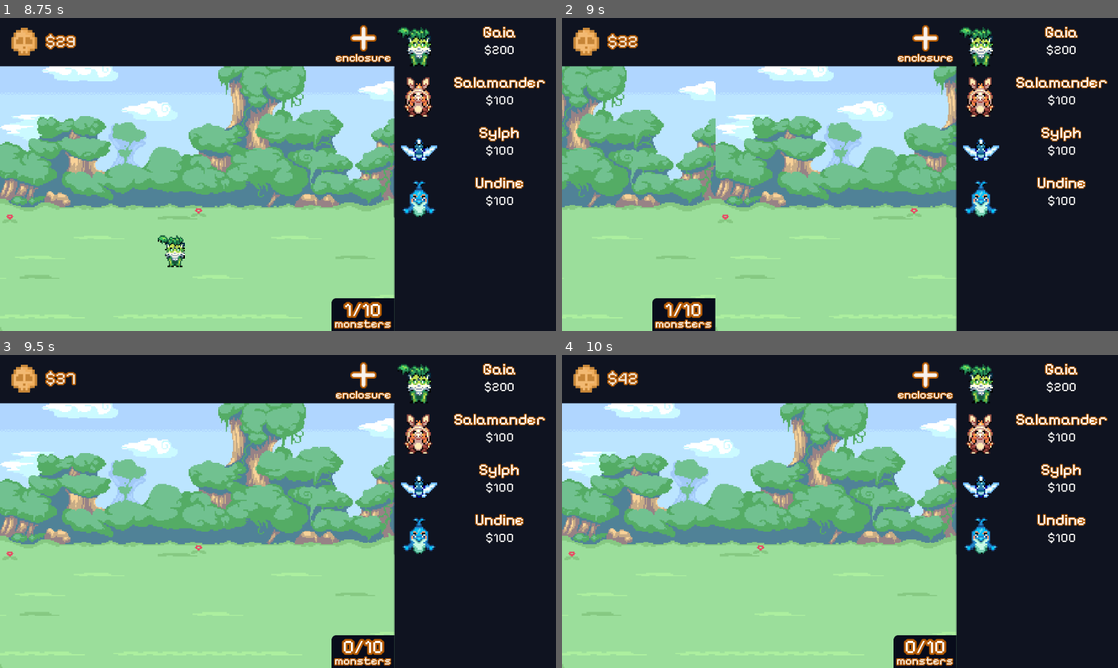
Above: before the commit, frames 1-4 (two rows, left to right).
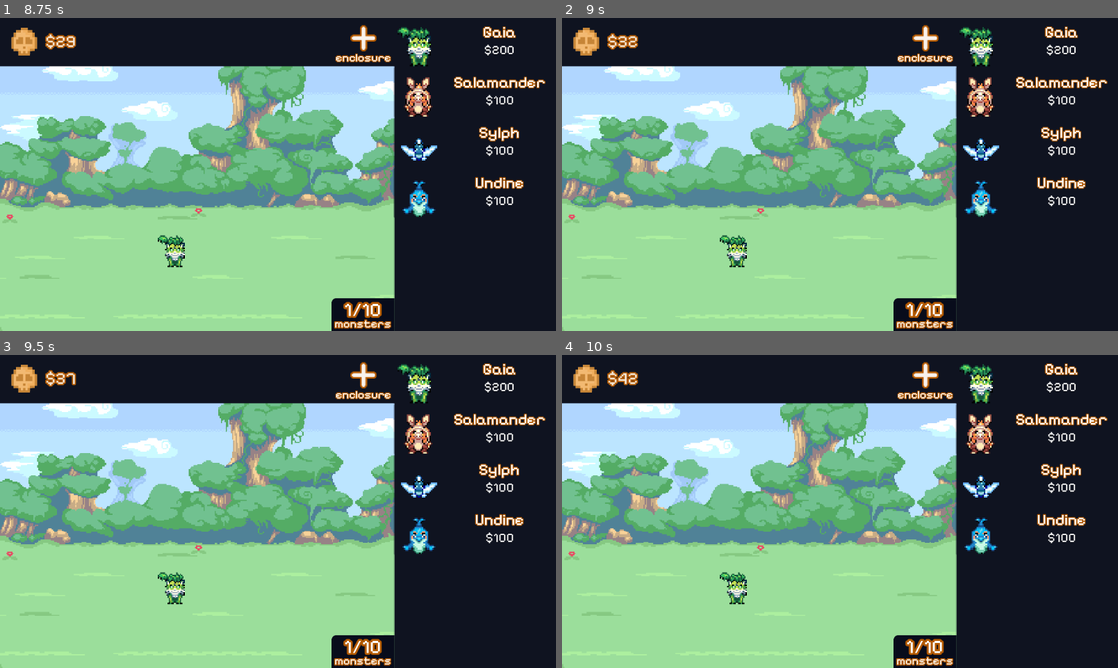
Above: after the commit, the same moments.

Repository: verstraate/monster-daycare
Game: Godot game, scene res://_Scenes/MainMenu/main_menu.tscn
Same seed, same stepped clock (60 frames per second), same inputs: the game is played once before the commit and once after it.
Inputs (mouse positions are in pixels of both pictures, inside the frame that each line leads up to):
- Up to frame 1 (8.75 s): click (278, 174) at 0.5 s; click "enclosure" at 1.25 s; click "Gaia" at 2 s; click "Salamander" at 2.75 s; click "Sylph" at 3.5 s; click "Undine" at 4.25 s; click "enclosure" at 5 s; click "Gaia" at 5.75 s; click "Salamander" at 6.5 s; click "Sylph" at 7.25 s; click "Undine" at 8 s
- Up to frame 2 (9 s): click "enclosure" at 8.75 s
- Up to frame 3 (9.5 s): no input
- Up to frame 4 (10 s): click "Gaia" at 9.5 s

Frame 1 is identical in both runs. In frame 2, 23% of the frame differs, in the area x 0-71%, y 15-100%; in frame 3, 0.6%; in frame 4, 0.6%.

Commit message:
feat: Added enclosure price scaling

Diff:
--- a/_Scenes/UI/enclosure_manager.gd
+++ b/_Scenes/UI/enclosure_manager.gd
@@ -8,6 +8,8 @@
 
 var enclosures: Array[Enclosure] = []
 var selected_enclosure: int = 0
+var enclosure_cost: IdleNumber = IdleNumber.new("10000")
+@export_range(1, 100) var enclosure_cost_rate: float = 10
 
 @export_group("Swipe Settings")
 @export_range(100, 500) var swipe_threshold: int
@@ -47,6 +49,13 @@
 func _add_enclosure(new_enclosure: BaseEnclosure = null) -> void:
 	if _tween != null and _tween.is_running():
 		return
+
+	if enclosures.size() > 0:
+		print("$%s - $%s" % [_money_manager.get_money().array_to_num(), enclosure_cost.array_to_num()])
+		if not _money_manager.try_purchase(enclosure_cost.array_to_num()):
+			return
+
+		enclosure_cost.multiply(enclosure_cost_rate)
 
 	var pos_mod: int = 0 if enclosures.size() == 0 else 1
 	var enclosure: Enclosure = ENCLOSURE_SCENE.instantiate()
